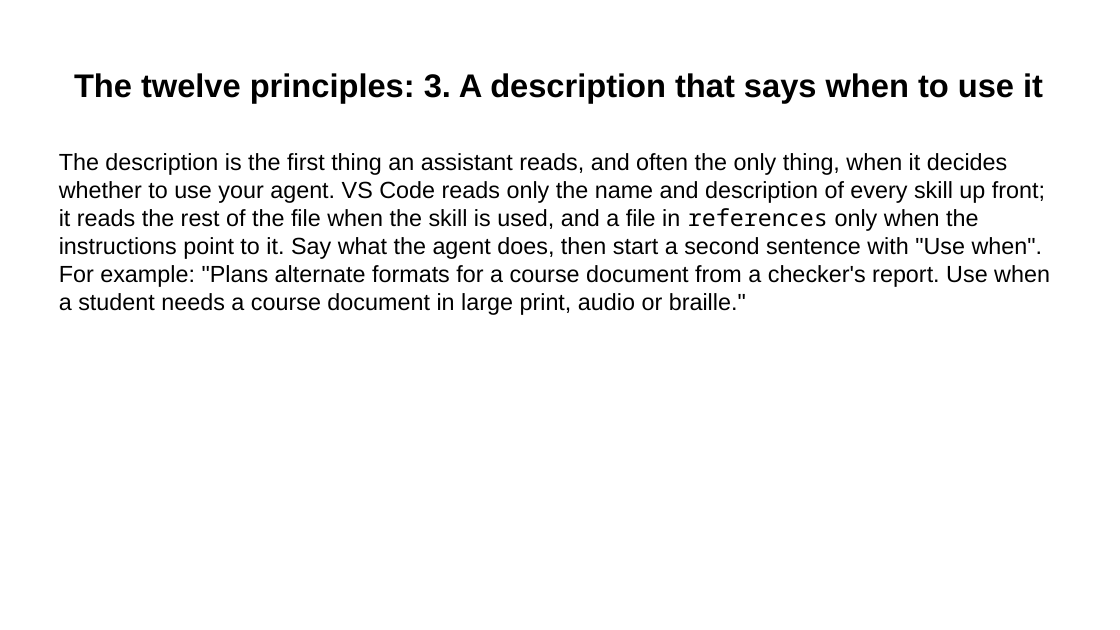
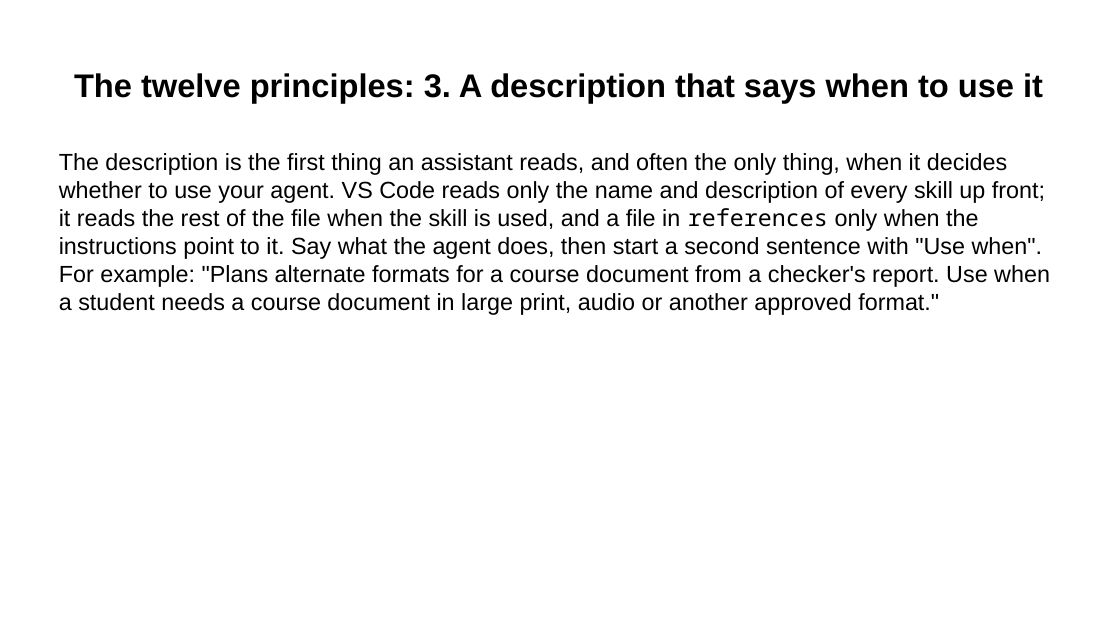
Before and after one commit to Community-Access/glow, a slide deck: slide 11 of docs/ahg-2026/kit/agent-file-principles.pptx. Drawn at 1120x630 pixels with LibreOffice and Linux fonts; fonts in the diff are those of the drawing. Boxes give left, top, right and bottom in pixels: in the first picture for what was removed or moved away, otherwise in the second. Text is boxed around its words. In the diff, an @@ line names an element or a change of style, - is before the commit and + after.

```diff
--- a/docs/ahg-2026/kit/agent-file-principles.pptx
+++ b/docs/ahg-2026/kit/agent-file-principles.pptx
@@ text at box(59, 153, 1050, 315): text changed @@
-The description is the first thing an assistant reads, and often the only thing, when it decides whether to use your agent. VS Code reads only the name and description of every skill up front; it reads the rest of the file when the skill is used, and a file in references only when the instructions point to it. Say what the agent does, then start a second sentence with "Use when". For example: "Plans alternate formats for a course document from a checker's report. Use when a student needs a course document in large print, audio or braille."
+The description is the first thing an assistant reads, and often the only thing, when it decides whether to use your agent. VS Code reads only the name and description of every skill up front; it reads the rest of the file when the skill is used, and a file in references only when the instructions point to it. Say what the agent does, then start a second sentence with "Use when". For example: "Plans alternate formats for a course document from a checker's report. Use when a student needs a course document in large print, audio or another approved format."
```
Also in this commit, not shown: 31 other files.
